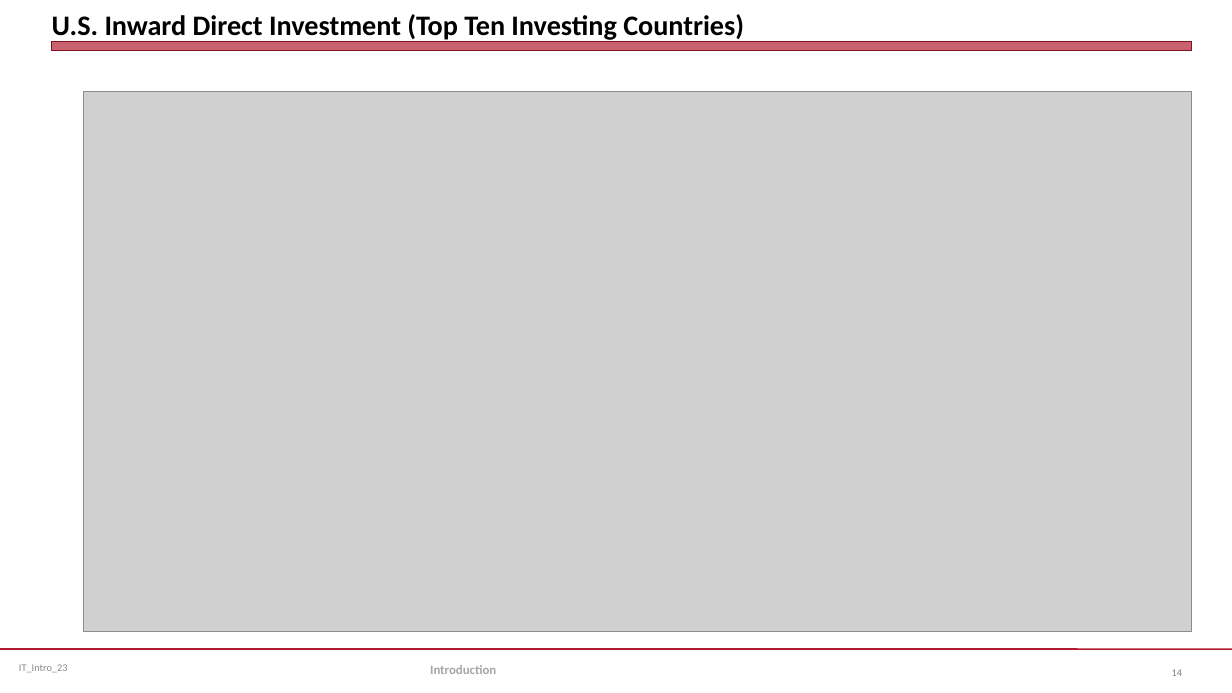
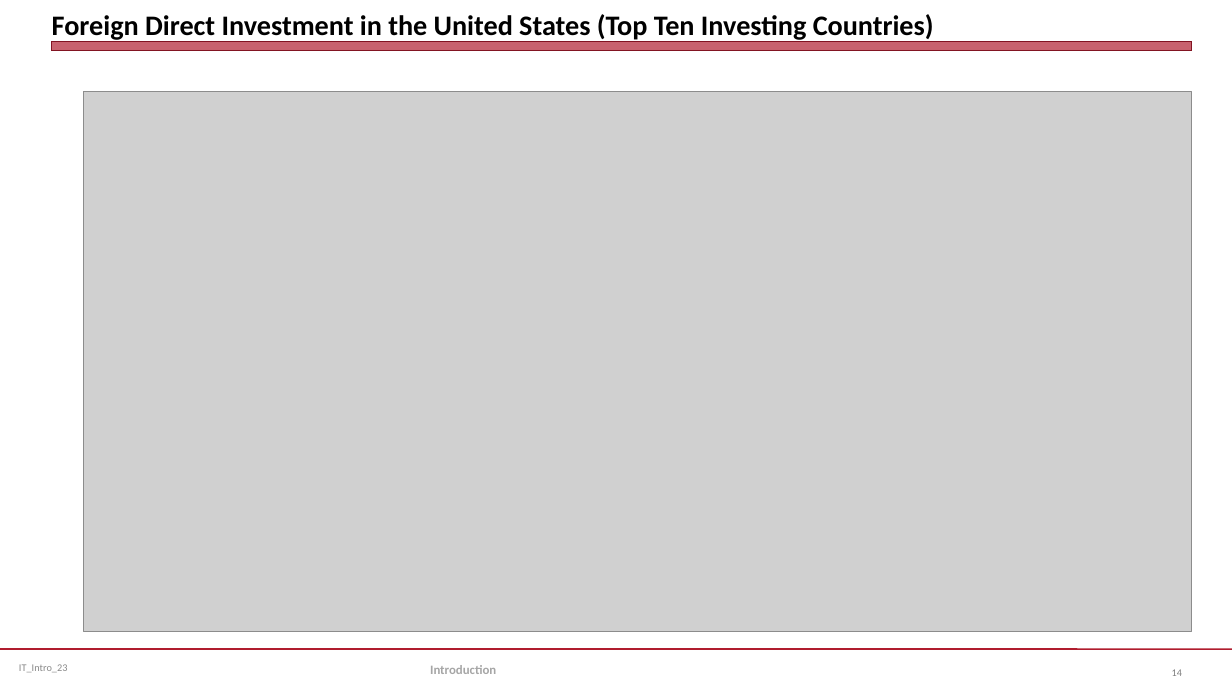
Before and after one commit to jmc877/International-Tax, a slide deck: slide 14 of slides/IT_Intro_23.pptx. Drawn at 1232x693 pixels with LibreOffice and Linux fonts; fonts in the diff are those of the drawing; grey boxes stand for pictures. Boxes give left, top, right and bottom in pixels: in the first picture for what was removed or moved away, otherwise in the second. Text is boxed around its words. In the diff, an @@ line names an element or a change of style, - is before the commit and + after.

```diff
--- a/slides/IT_Intro_23.pptx
+++ b/slides/IT_Intro_23.pptx
@@ title at [52, 14, 934, 42]: text changed @@
-U.S. Inward Direct Investment (Top Ten Investing Countries)
+Foreign Direct Investment in the United States (Top Ten Investing Countries)
```
Also in this commit, not shown: 3 other slides changed, 2 other files.
